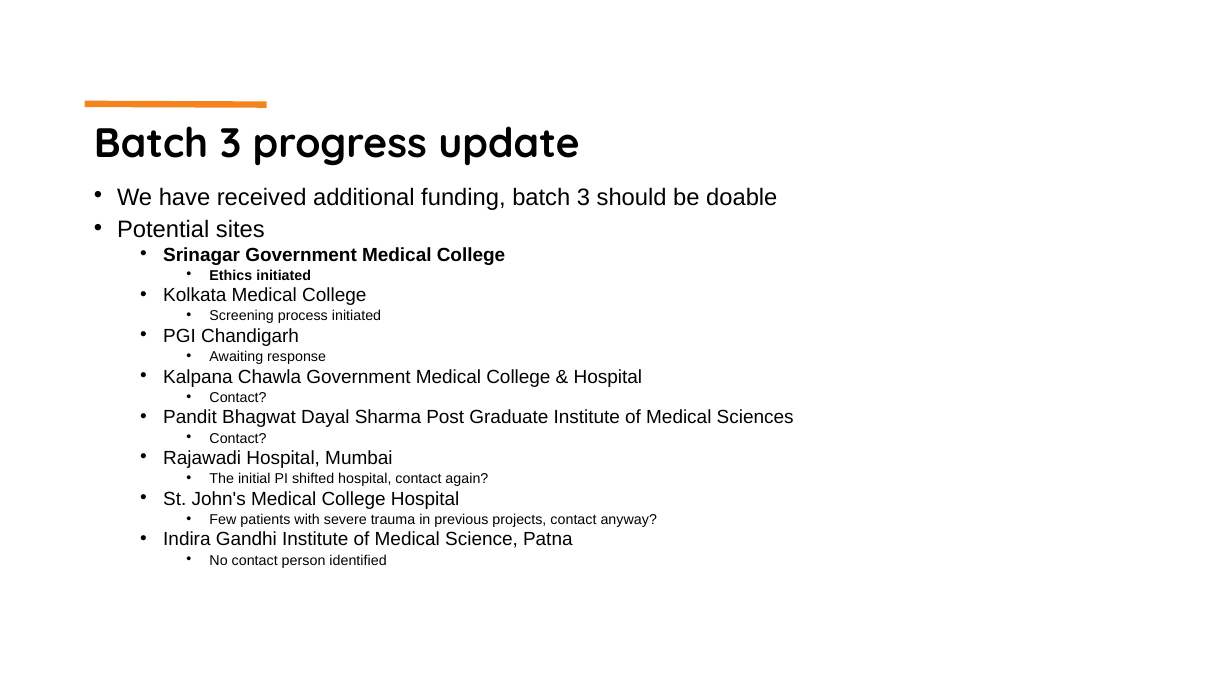
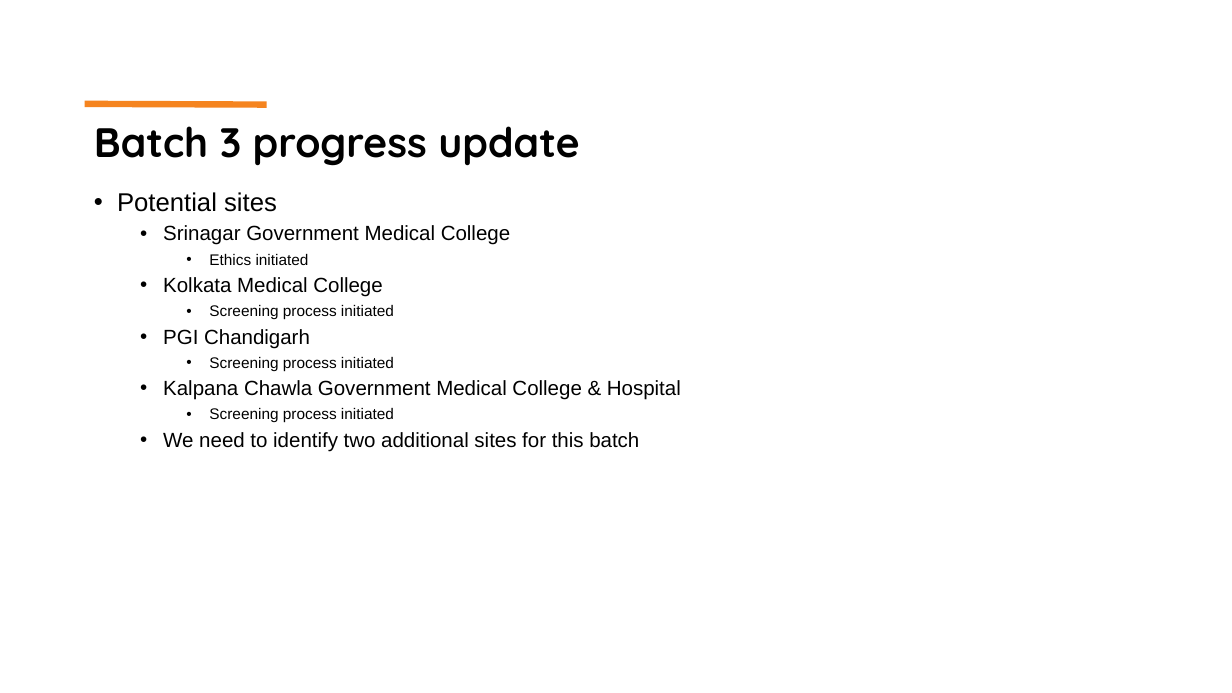
Before and after one commit to martingerdin/advance-trauma-trial, a slide deck: slide 9 of meetings/20251006/presentation.pptx. Drawn at 1232x693 pixels with LibreOffice and Linux fonts; fonts in the diff are those of the drawing. Boxes give left, top, right and bottom in pixels: in the first picture for what was removed or moved away, otherwise in the second. Text is boxed around its words. In the diff, an @@ line names an element or a change of style, - is before the commit and + after.

```diff
--- a/meetings/20251006/presentation.pptx
+++ b/meetings/20251006/presentation.pptx
@@ text at [117, 187, 777, 210]: paragraph removed @@
-• We have received additional funding, batch 3 should be doable
@@ text at [117, 192, 681, 400]: size 18.5 to 20 pt in "Potential sites"; size 14.8 to 16 pt in "Srinagar Government Medical College", "Kolkata Medical College", "PGI Chandigarh", "Kalpana Chawla Government Medical College & Hospital"; bold off in "Srinagar Government Medical College", "Ethics initiated"; size 11.1 to 12 pt in "Ethics initiated", "Screening process initiated"; line spacing 0.7 to 0.9 @@
@@ text at [209, 357, 394, 371]: text changed; size 11.1 to 12 pt @@
-    • Awaiting response
+    • Screening process initiated
@@ text at [163, 408, 639, 452]: text changed; size 14.8 to 16 pt @@
-    • Contact?
-  • Pandit Bhagwat Dayal Sharma Post Graduate Institute of Medical Sciences
-    • Contact?
-  • Rajawadi Hospital, Mumbai
-    • The initial PI shifted hospital, contact again?
-  • St. John's Medical College Hospital
-    • Few patients with severe trauma in previous projects, contact anyway?
-  • Indira Gandhi Institute of Medical Science, Patna
-    • No contact person identified
+    • Screening process initiated
+  • We need to identify two additional sites for this batch
```
Also in this commit, not shown: 8 other slides changed, 1 other file.
